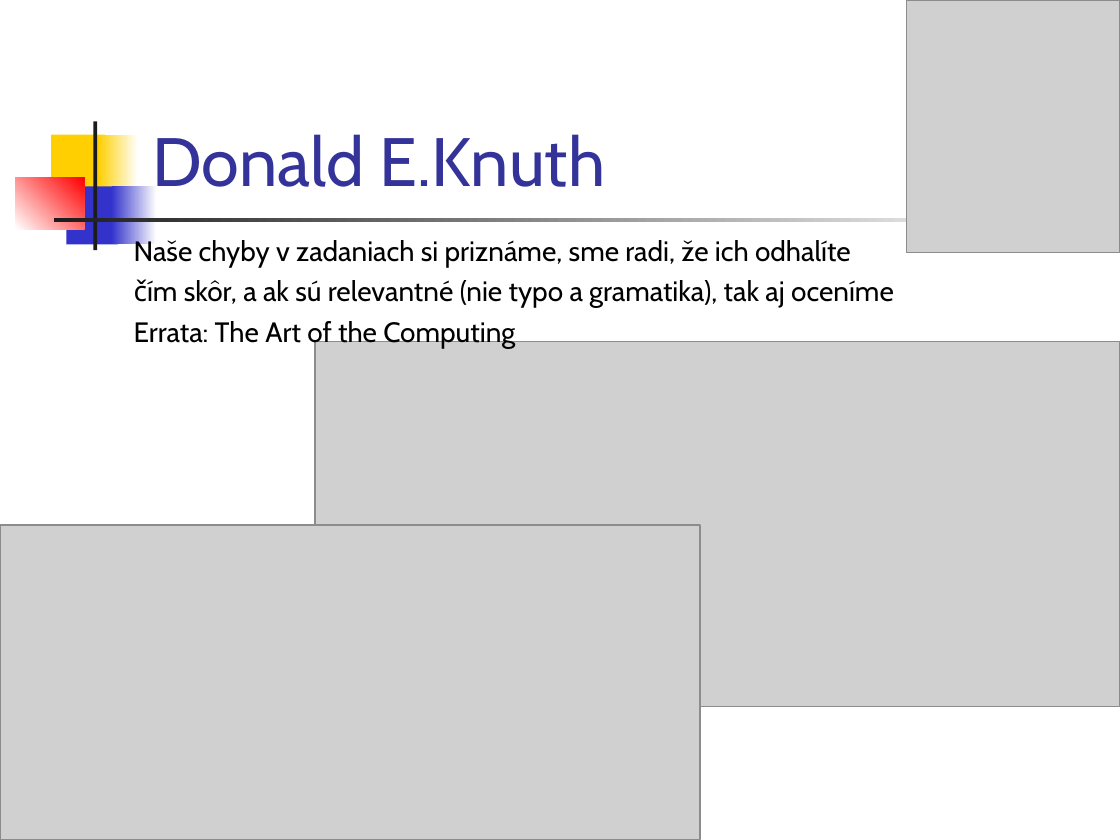
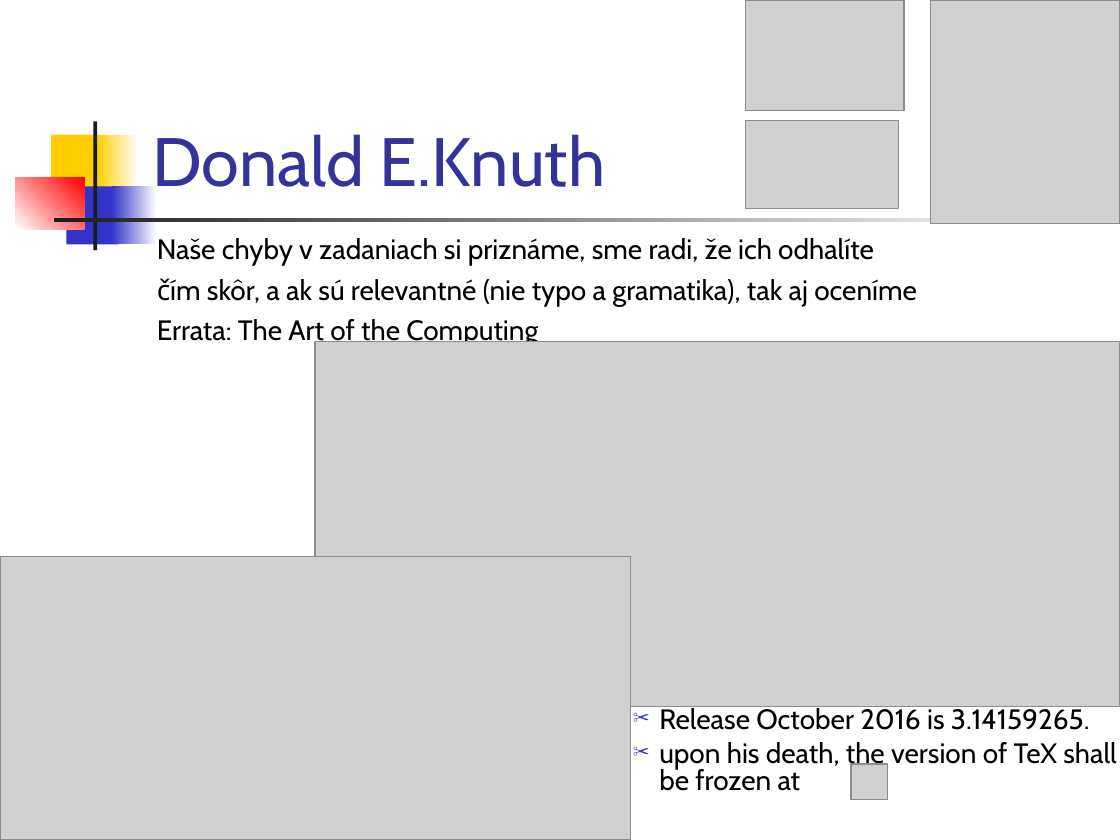
Before and after one commit to Programovanie4/Prednasky, a slide deck: slide 2 of 02/02_java.ppt (slide 3 before the commit). Drawn at 1120x840 pixels with LibreOffice and Linux fonts; fonts in the diff are those of the drawing; grey boxes stand for pictures. Boxes give left, top, right and bottom in pixels: in the first picture for what was removed or moved away, otherwise in the second. Text is boxed around its words. In the diff, an @@ line names an element or a change of style, - is before the commit and + after.

```diff
--- a/02/02_java.ppt
+++ b/02/02_java.ppt
@@ picture added at <box>745,0,904,111</box> @@
@@ picture: place and size @@
-picture at <box>906,0,1120,252</box>
+picture at <box>931,0,1120,224</box>
@@ picture added at <box>745,120,898,208</box> @@
@@ text "Naše chyby v zadaniach si ...": place and size @@
-text "Naše chyby v zadaniach si ..." at <box>134,237,894,348</box>
+text "Naše chyby v zadaniach si ..." at <box>157,238,917,347</box>
@@ picture: place and size @@
-picture at <box>0,525,700,840</box>
+picture at <box>0,557,631,840</box>
@@ text added at <box>659,705,1116,791</box>, 18 pt, text #000000 @@
+✂ Release October 2016 is 3.14159265.
+✂ upon his death, the version of TeX shall be frozen at
@@ picture added at <box>851,764,887,799</box> @@
```
Also in this commit, not shown: 14 other slides changed, 14 slides added, 2 other files.
